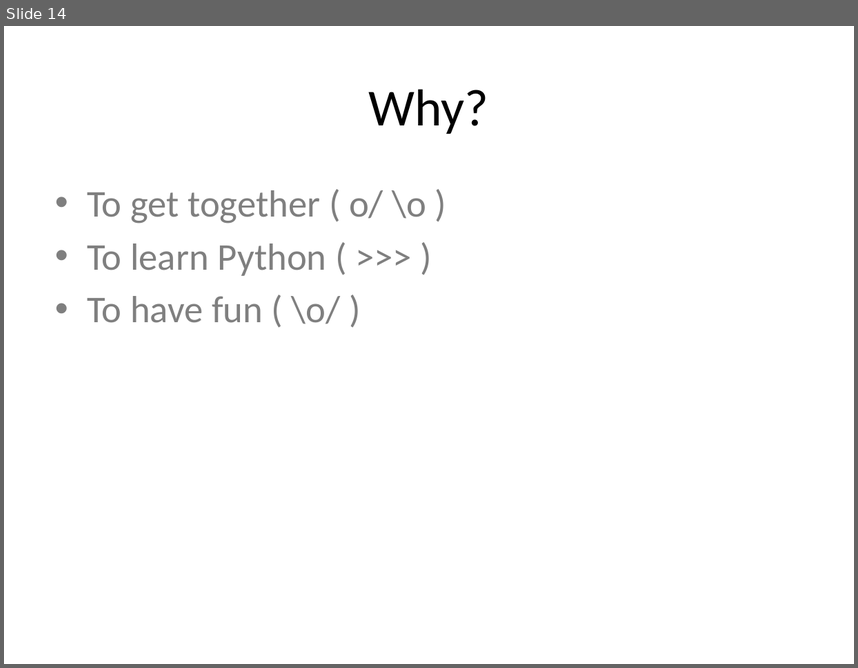
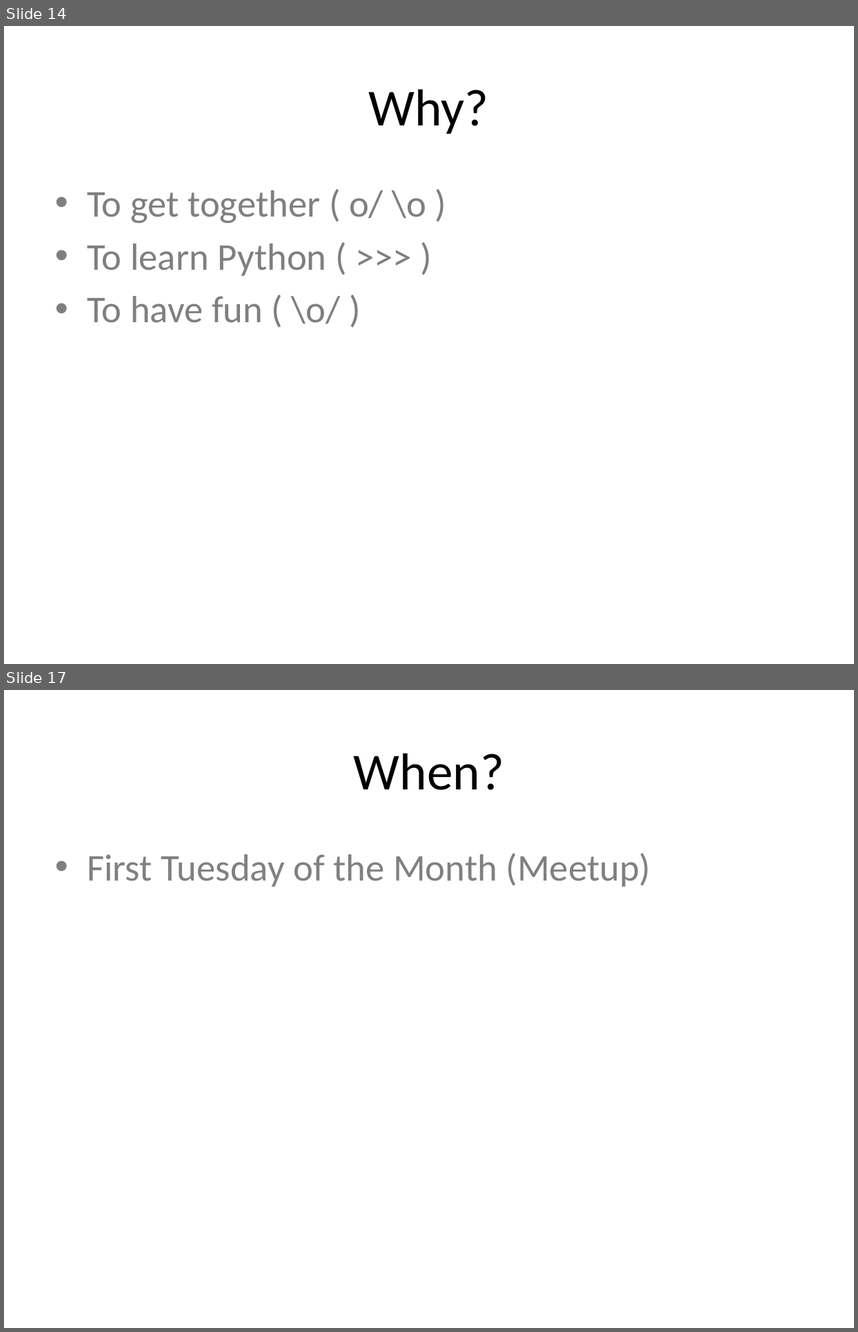
Before and after one commit to DCPython/generic-meetup-slides, a slide deck: DC Python Generic Meetup Slides.pptx. Shown one above the other, each under a label of ours: slide 14 before the commit, slides 14 and 17 after it; the slides between them are not shown. The pictures are 858x668 and 858x1332 pixels, drawn with LibreOffice and Linux fonts; fonts in the diff are those of the drawing. Boxes give left, top, right and bottom in pixels: in the first picture for what was removed or moved away, otherwise in the second. Text is boxed around its words. In the diff, an @@ line names an element or a change of style, - is before the commit and + after.

```diff
--- a/DC Python Generic Meetup Slides.pptx
+++ b/DC Python Generic Meetup Slides.pptx
@@ slide 17 added at (4, 690, 854, 1328), background #FFFFFF @@
@@ title added at (354, 753, 504, 790), 44 pt, text #000000 @@
+When?
@@ text added at (87, 853, 651, 887), 32 pt, text #808080 @@
+• First Tuesday of the Month (Meetup)
```
Also in this commit, not shown: 5 other slides added, 4 slides removed.
